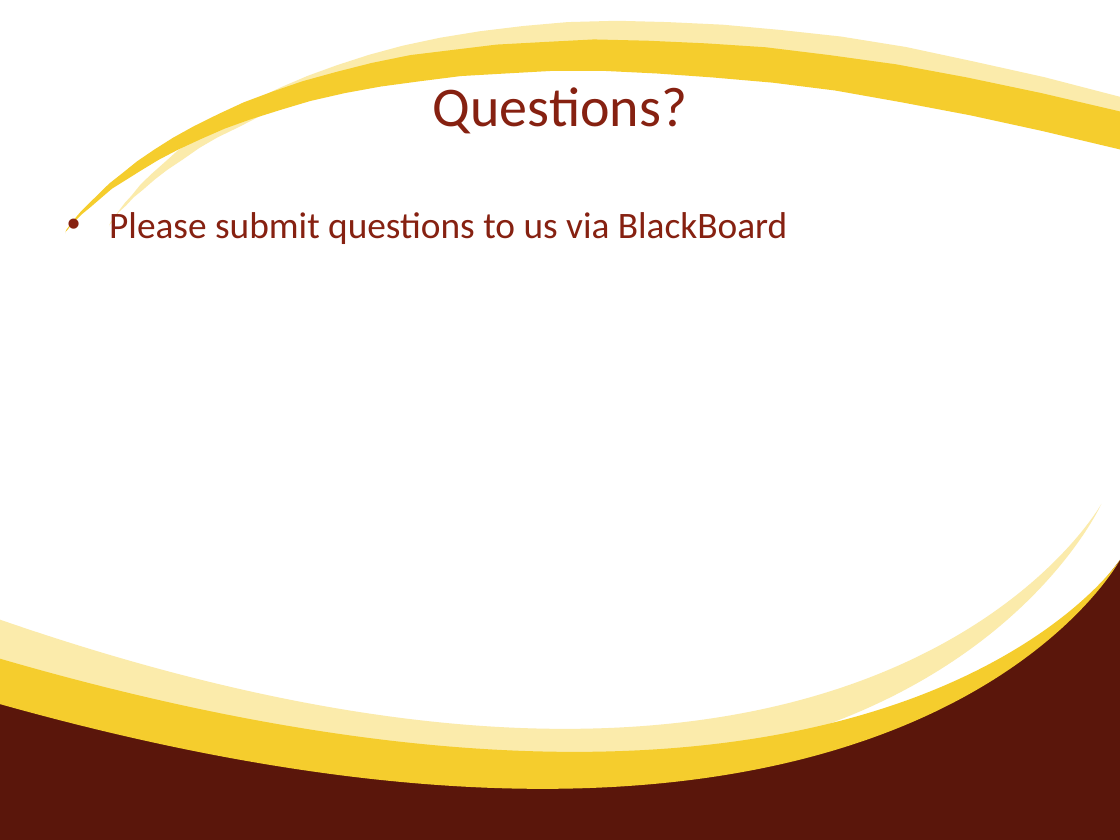
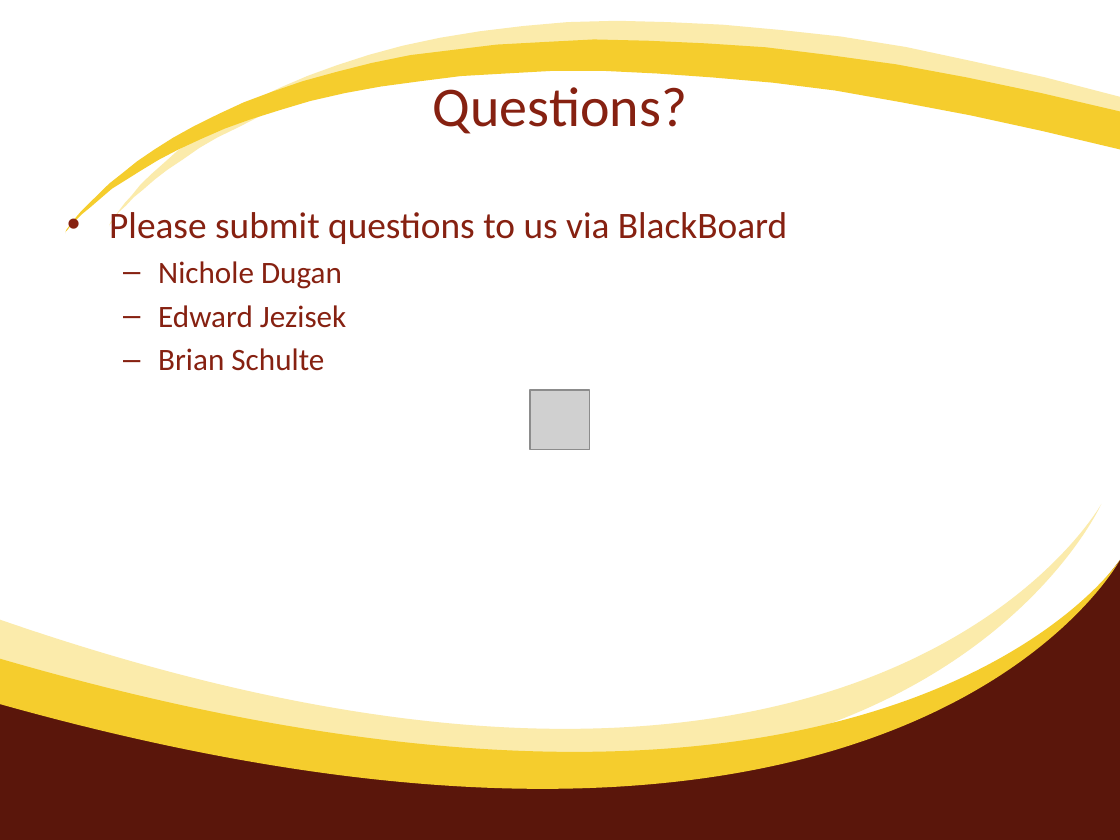
Before and after one commit to ejezisek/vision, a slide deck: slide 13 of Presentation/Virtual.Backdrop.pptx (slide 12 before the commit). Drawn at 1120x840 pixels with LibreOffice and Linux fonts; fonts in the diff are those of the drawing; grey boxes stand for pictures. Boxes give left, top, right and bottom in pixels: in the first picture for what was removed or moved away, otherwise in the second. Text is boxed around its words. In the diff, an @@ line names an element or a change of style, - is before the commit and + after.

```diff
--- a/Presentation/Virtual.Backdrop.pptx
+++ b/Presentation/Virtual.Backdrop.pptx
@@ text at (158, 261, 346, 371): paragraphs added @@
+  – Nichole Dugan
+  – Edward Jezisek
+  – Brian Schulte
@@ picture added at (530, 390, 589, 449) @@
```
Also in this commit, not shown: 3 other slides changed, 1 slide added.
